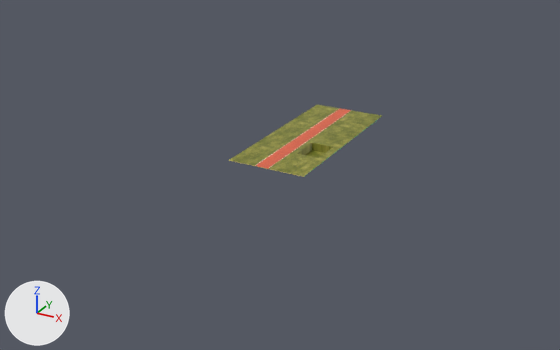
The FBX model Assets/Project/Prefabs/Environment/ParkBasePlane/parkbaseplane.fbx, before and after one commit.
The view is the same before and after, from a 50 mm camera at (11.68, -23.58, 10.12) aimed at (-0.64, -1.17, -1.08). Lighting does not change. The marker at lower left points along +X, +Y and +Z. The older version comes first. Where no turn or scale is listed for an object, it has been applied to the vertices.

The older version as bpy lines, for what is in view:
```python
me_mesh = bpy.data.meshes.new('mesh')
me_mesh.from_pydata(...)  # 88 vertices, 85 faces; spans x -1.41..1.41, y -3.34..3.34, z -0.15..0.13
me_mesh.materials.append(mat_parkleveltexturebase_png)  # picture img_parkleveltexturebase_png
ob_mesh = bpy.data.objects.new('mesh', me_mesh)
ob_mesh.location = (0.0, 0.0, 0.0)
```
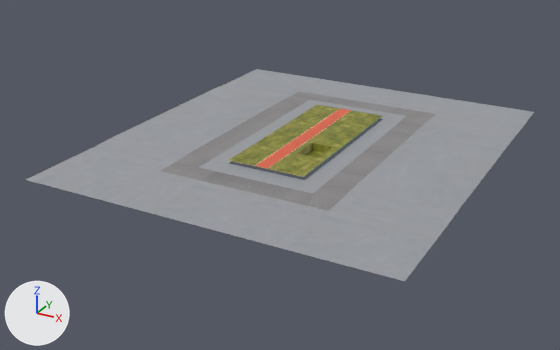
The change, as a diff of the scene's bpy script:
```diff
--- a/Assets/Project/Prefabs/Environment/ParkBasePlane/parkbaseplane.fbx.py
+++ b/Assets/Project/Prefabs/Environment/ParkBasePlane/parkbaseplane.fbx.py
@@ img_streetparkbrother_png @@
+img_streetparkbrother_png = load_image('streetparkbrother.png', '_unpacked/streetparkbrother.png', 2048, 2048, 'sRGB')
@@ mat_streetparkbrother_png @@
+mat_streetparkbrother_png = principled_material('streetparkbrother.png')
+mat_streetparkbrother_png.texture = img_streetparkbrother_png  # with its transparency
@@ me_plane @@
+me_plane.from_pydata(...)  # 104 vertices, 78 faces; spans x -6.41..6.41, y -7.59..7.03, z 0.0..0.03
+me_plane.materials.append(mat_streetparkbrother_png)  # picture img_streetparkbrother_png
@@ ob_plane @@
+ob_plane = bpy.data.objects.new('plane', me_plane)
+ob_plane.location = (0.0, 0.0, 0.0)
```

Where the change shows, as pixel boxes (x1, y1, x2, y2) in the pictures (560 x 350 px):
'plane', added: after (26, 69, 534, 281)
